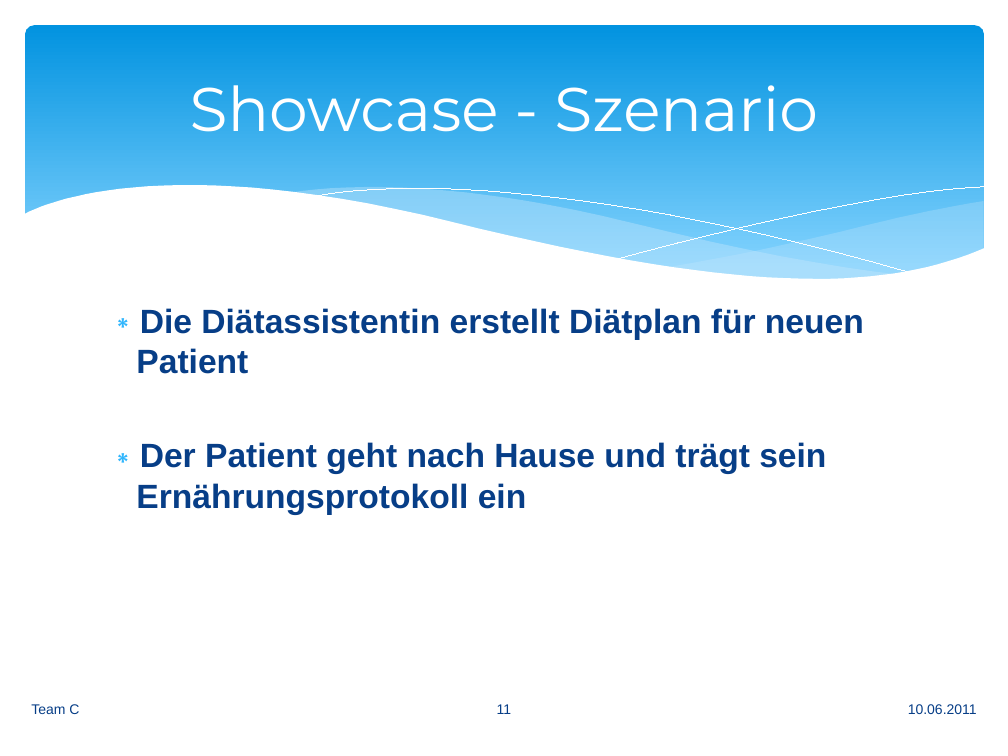
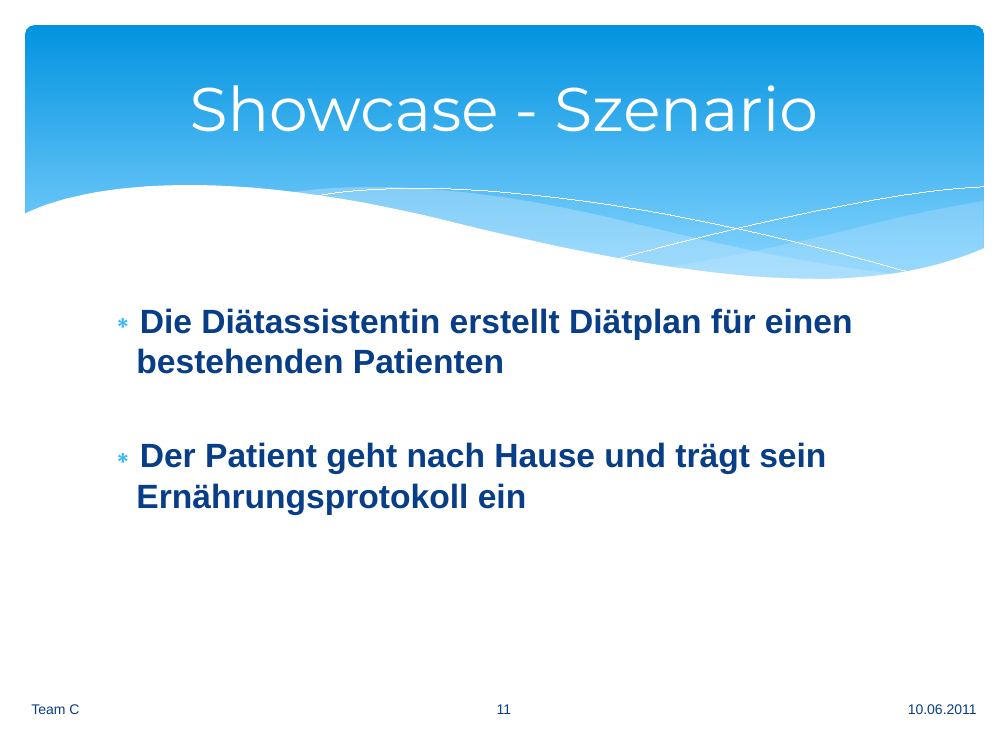
Before and after one commit to manuelTscholl/easydiet-team-c, a slide deck: slide 11 of doc/Abschluss/EasyDiet.pptx. Drawn at 1008x756 pixels with LibreOffice and Linux fonts; fonts in the diff are those of the drawing. Boxes give left, top, right and bottom in pixels: in the first picture for what was removed or moved away, otherwise in the second. Text is boxed around its words. In the diff, an @@ line names an element or a change of style, - is before the commit and + after.

```diff
--- a/doc/Abschluss/EasyDiet.pptx
+++ b/doc/Abschluss/EasyDiet.pptx
@@ text at box(136, 308, 853, 374): text changed @@
-∗ Die Diätassistentin erstellt Diätplan für neuen Patient
+∗ Die Diätassistentin erstellt Diätplan für einen bestehenden Patienten
```
